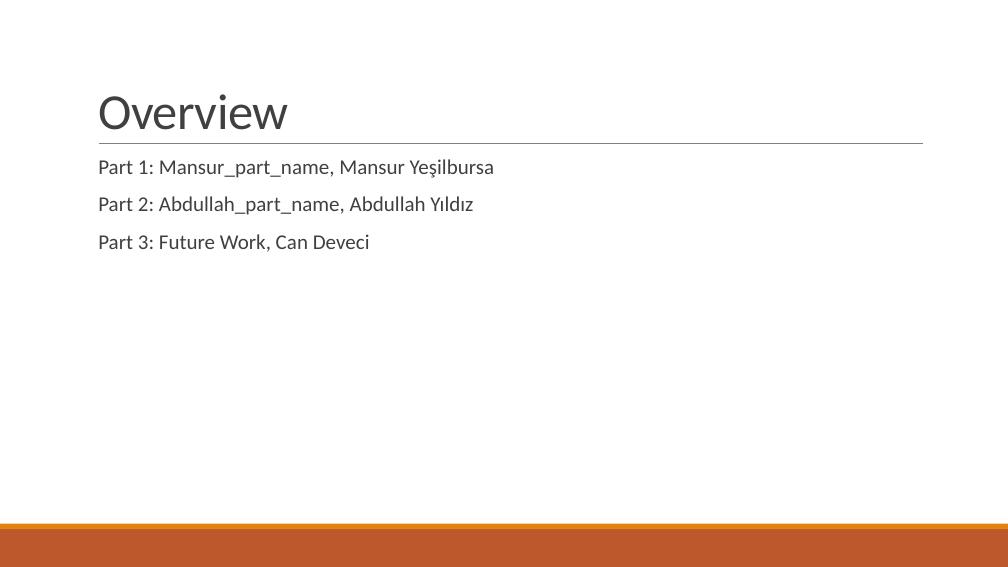
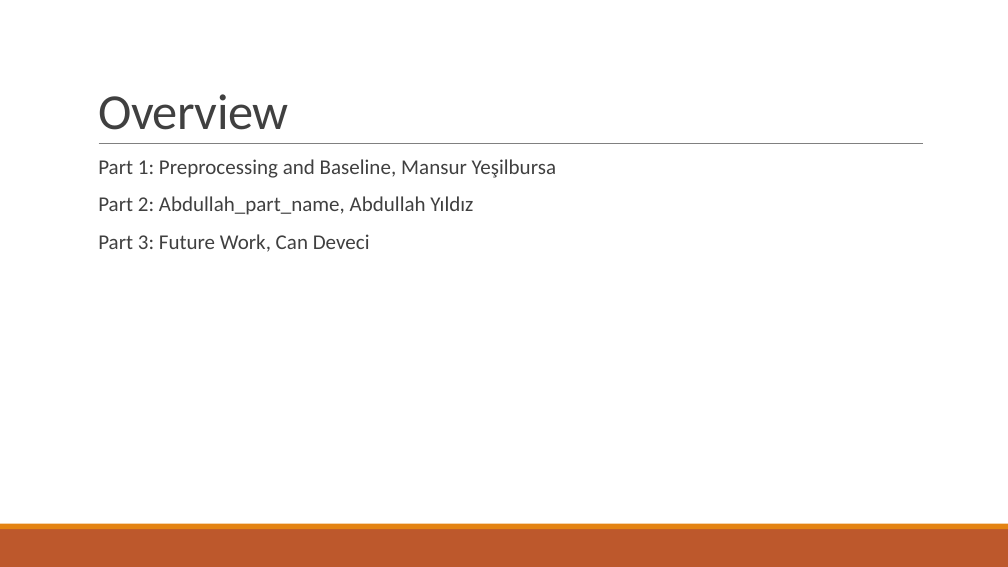
Before and after one commit to abdullahyldz/Cmpe493TermProject, a slide deck: slide 2 of Slides/Mansur Yeşilbursa.pptx. Drawn at 1008x567 pixels with LibreOffice and Linux fonts; fonts in the diff are those of the drawing. Boxes give left, top, right and bottom in pixels: in the first picture for what was removed or moved away, otherwise in the second. Text is boxed around its words. In the diff, an @@ line names an element or a change of style, - is before the commit and + after.

Commit message:
slides are prepared, minor updates on baseline

```diff
--- a/Slides/Mansur Yeşilbursa.pptx
+++ b/Slides/Mansur Yeşilbursa.pptx
@@ text at box(98, 159, 556, 178): text changed @@
-  Part 1: Mansur_part_name, Mansur Yeşilbursa
+  Part 1: Preprocessing and Baseline, Mansur Yeşilbursa
```
Also in this commit, not shown: 1 other slide changed, 4 slides added, 1 slide removed, 3 other files.
